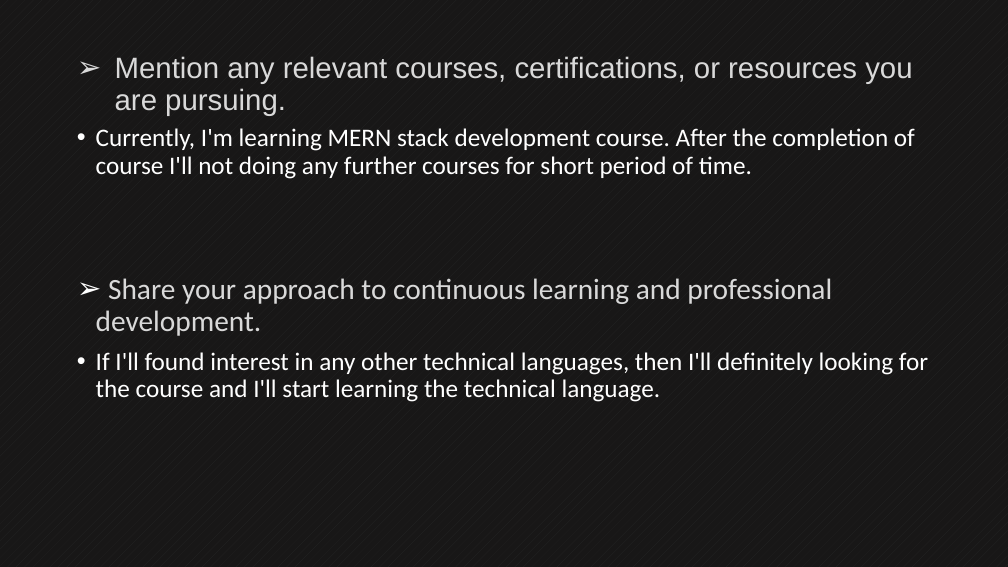
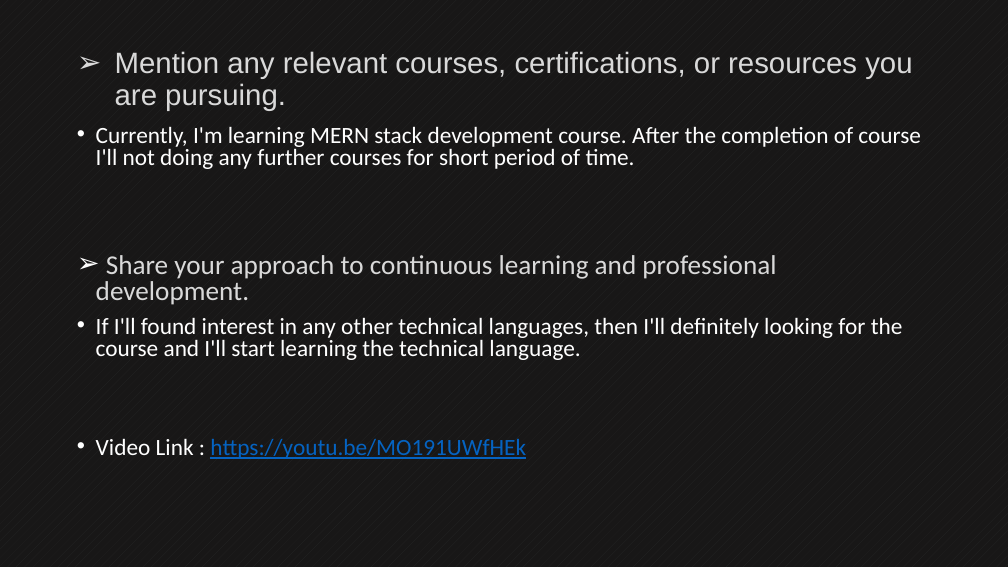
Before and after one commit to SD6103/13Sept_Sahil, a slide deck: slide 3 of Soft Skill/Module – 2.pptx. Drawn at 1008x567 pixels with LibreOffice and Linux fonts; fonts in the diff are those of the drawing. Boxes give left, top, right and bottom in pixels: in the first picture for what was removed or moved away, otherwise in the second. Text is boxed around its words. In the diff, an @@ line names an element or a change of style, - is before the commit and + after.

Commit message:
12-june

```diff
--- a/Soft Skill/Module – 2.pptx
+++ b/Soft Skill/Module – 2.pptx
@@ title "Mention any relevant courses, certifications, ...": place and size @@
-title "Mention any relevant courses, certifications, ..." at <box>115,56,912,116</box>
+title "Mention any relevant courses, certifications, ..." at <box>115,51,912,111</box>
@@ text at <box>96,126,921,360</box>: size 24 to 22.2 pt in "Currently, I'm learning MERN stack development course. ...", "If I'll found interest in any other ..."; size 28 to 25.9 pt in "Share your approach to continuous learning and ..."; line spacing 0.9 to 0.8 @@
@@ text at <box>96,438,526,459</box>: paragraph added @@
+• Video Link : https://youtu.be/MO191UWfHEk
```
